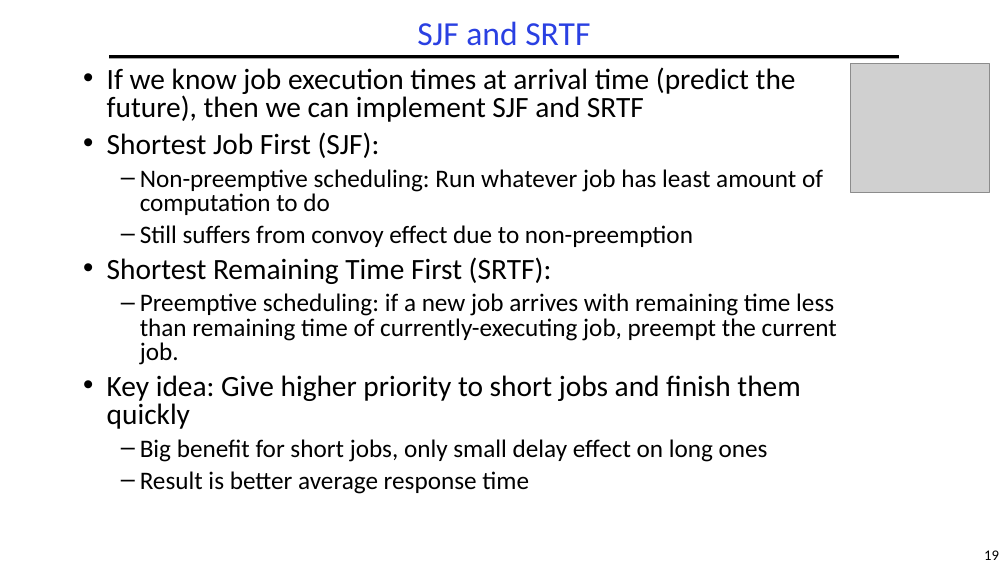
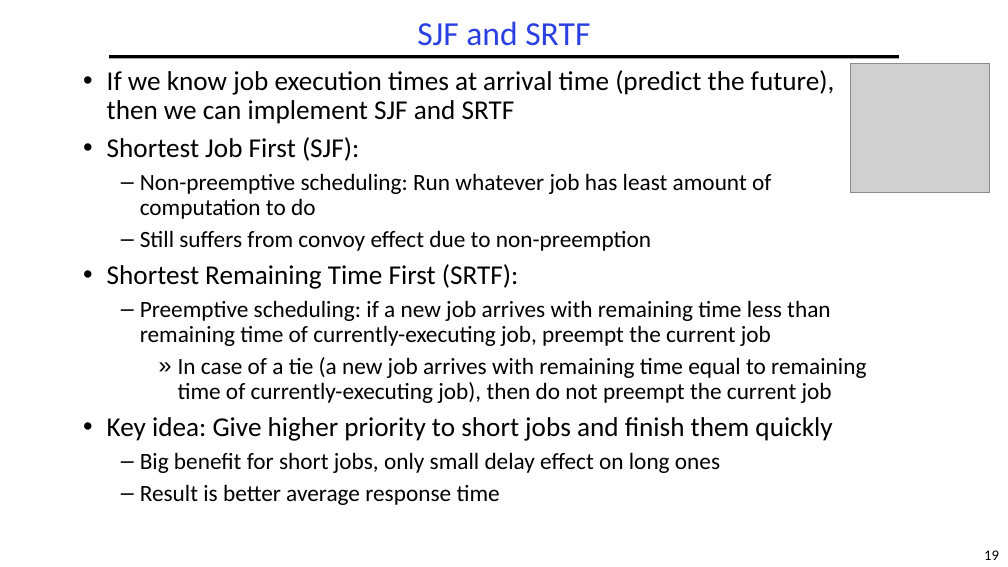
Before and after one commit to guhofstra/CSC256Fa25, a slide deck: slide 19 of PPTs/L5-Scheduling.pptx. Drawn at 1008x567 pixels with LibreOffice and Linux fonts; fonts in the diff are those of the drawing; grey boxes stand for pictures. Boxes give left, top, right and bottom in pixels: in the first picture for what was removed or moved away, otherwise in the second. Text is boxed around its words. In the diff, an @@ line names an element or a change of style, - is before the commit and + after.

```diff
--- a/PPTs/L5-Scheduling.pptx
+++ b/PPTs/L5-Scheduling.pptx
@@ text at (107, 70, 835, 505): size 28 to 25.9 pt in "If we know job execution times at ...", "Shortest Job First (SJF):", "Shortest Remaining Time First (SRTF):", "Key idea: Give higher priority to short ..."; size 24 to 22.2 pt in "Non-preemptive scheduling: Run whatever job has least ...", "Still suffers from convoy effect due to ...", "Big benefit for short jobs, only small ...", "Result is better average response time"; line spacing 0.8 to 0.9 @@
@@ text at (140, 300, 866, 403): text changed; size 24 to 22.2 pt @@
-  – Preemptive scheduling: if a new job arrives with remaining time less than remaining time of currently-executing job, preempt the current job.
+  – Preemptive scheduling: if a new job arrives with remaining time less than remaining time of currently-executing job, preempt the current job
+    » In case of a tie (a new job arrives with remaining time equal to remaining time of currently-executing job), then do not preempt the current job
```
Also in this commit, not shown: 9 other files.
